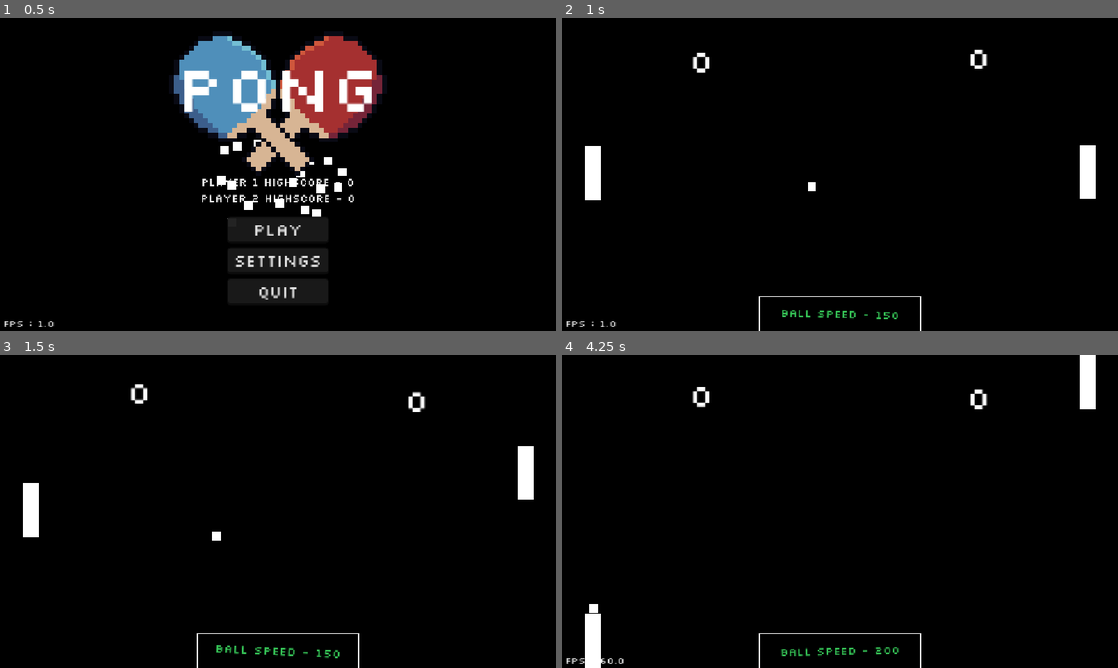
Above: before the commit, frames 1-4 (two rows, left to right).
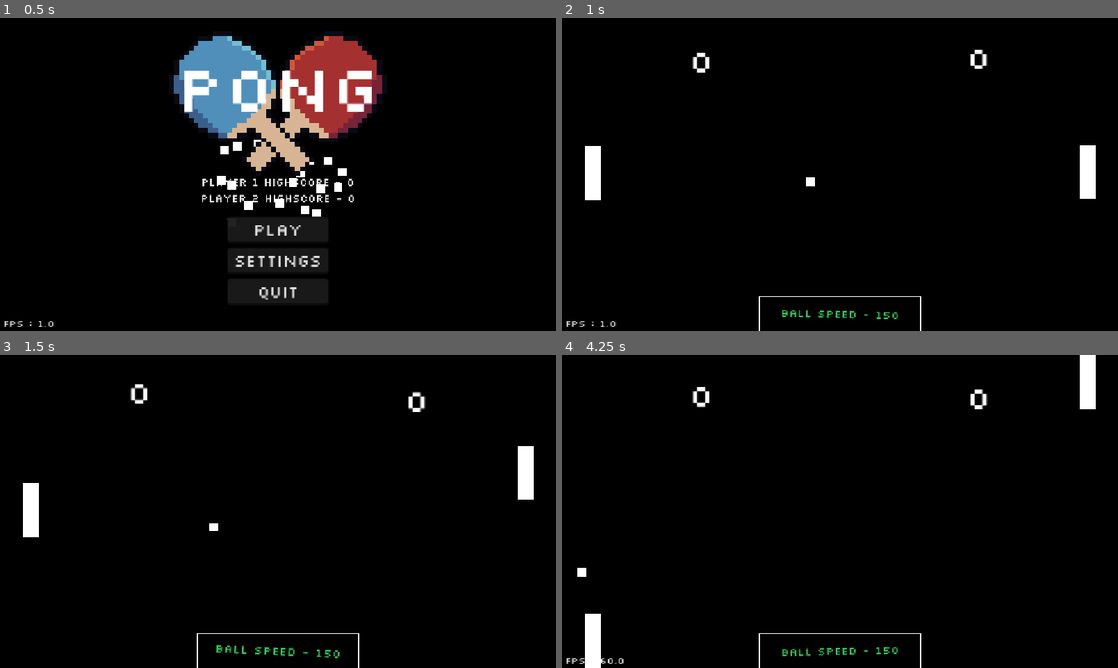
Above: after the commit, the same moments.

Repository: SlapMeLeft/Pong
Game: Godot game, scene res://Scenes/Main_Menu.tscn
Two runs of this game, one before a commit and one after it. Both use one fixed random seed, a clock stepped at 60 frames per second and the inputs below.
Inputs (mouse positions are in pixels of both pictures, inside the frame that each line leads up to):
- Up to frame 1 (0.5 s): no input
- Up to frame 2 (1 s): click "Play" at 0.5 s
- Up to frame 3 (1.5 s): tap Enter (ui_accept) at 1.25 s; move the mouse to (400, 495) at 1.27 s; hold Up (ui_up) from 1.28 s (still down); tap B (FPS) at 1.35 s
- Up to frame 4 (4.25 s): tap Enter (ui_accept) at 1.52, 2.27, 3.77 s; move the mouse to (728, 527) at 2.02 s; tap B (FPS) at 2.1, 2.85, 3.6 s; move the mouse to (895, 442) at 2.77 s; release Up (ui_up) at 2.78 s; hold S (down) 2.78-3.53 s; move the mouse to (812, 574) at 3.52 s; hold Up (ui_up) from 3.53 s (still down)

Frame 1 is identical in both runs. In frame 2, less than 0.1% of the frame differs, in the area x 43-46%, y 50-56%; in frame 3, less than 0.1%; in frame 4, 0.3%, in the area x 2-61%, y 68-97%.

Commit message:
Fixed Balls Velocity & Bounce Variation

Diff:
--- a/Scripts/ball.gd
+++ b/Scripts/ball.gd
@@ -71,7 +71,7 @@
 		velocity.x += randf_range(-bounce_variation, bounce_variation)
 		velocity.y += randf_range(-bounce_variation, bounce_variation)
 
-		var min_y = speed * 0.25
+		var min_y = speed * 0.275
 
 		if abs(velocity.y) < min_y:
 			velocity.y = min_y * sign(velocity.y) if velocity.y != 0 else min_y * (1 if randf() > 0.5 else -1)
@@ -85,7 +85,7 @@
 		speed = 150
 		ball_speed.set("theme_override_colors/font_color", (Color(0.214, 0.781, 0.346, 1.0)))
 		var extra_offset = 0.0 if randf() < 0.5 else PI
-		var angle = extra_offset + randf_range(-PI/3, PI/3)
+		var angle = extra_offset + randf_range(-PI/5, PI/5)
 		velocity = Vector2(cos(angle), sin(angle)).normalized()*speed
 		global_position = get_viewport_rect().size / 2.0
 
